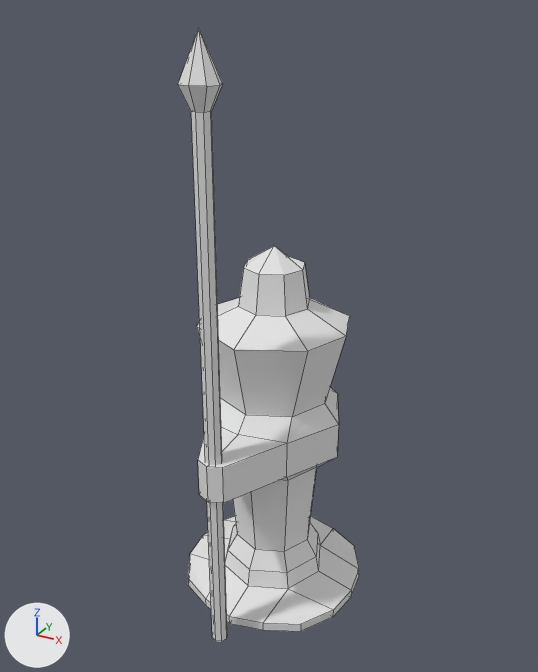
The Blender file Terracota/Assets/Modelos/Mono/Mono.blend, before and after one commit.
Before and after are seen from a 50 mm camera at (1.68, -3.11, 3.06) aimed at (0.01, -0.07, 1.54). The axes (+X, +Y, +Z) are drawn at lower left. The lights are the same throughout. Mesh edges are drawn as thin lines.

Script lines for the objects in view, before the commit:
```python
me_lanza = bpy.data.meshes.new('Lanza')
me_lanza.from_pydata(...)  # 26 vertices, 28 faces; spans x -0.09..0.09, y -0.68..-0.52, z 0.0..3.0
me_lanza.materials.append(mat_lanza)  # white #e7e7e7
me_mono = bpy.data.meshes.new('Mono')
me_mono.from_pydata(...)  # 128 vertices, 128 faces; spans x -0.5..0.5, y -0.66..0.5, z 0.0..2.0
me_mono.materials.append(mat_lanza)  # white #e7e7e7
ob_lanza = bpy.data.objects.new('Lanza', me_lanza)
ob_lanza.location = (0.0, 0.0, 0.0)
ob_mono = bpy.data.objects.new('Mono', me_mono)
ob_mono.location = (0.0, 0.0, 0.0)
```
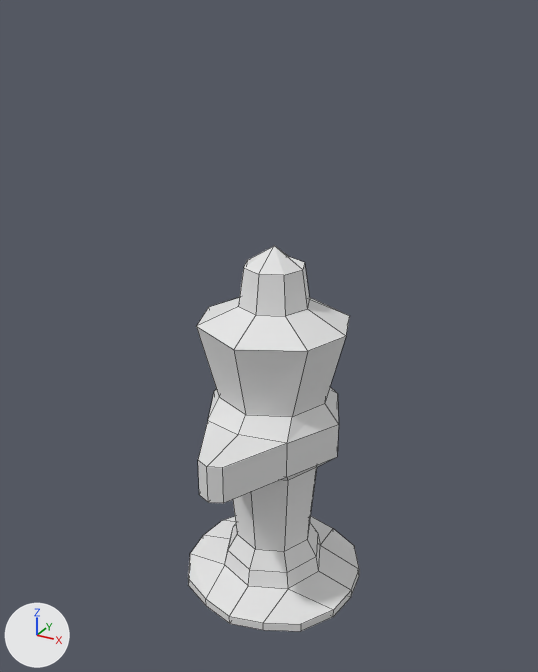
Commit message: lanza independiente de mono

Location of each change, [x1, y1, x2, y2] in pixels of the pictures (538 x 672 px):
'Lanza', deleted: before [178, 28, 227, 642]

Edits to the bpy script that builds the scene:
```text
Remove ob_lanza:
    ob_lanza = bpy.data.objects.new('Lanza', me_lanza)
    ob_lanza.location = (0.0, 0.0, 0.0)
```
